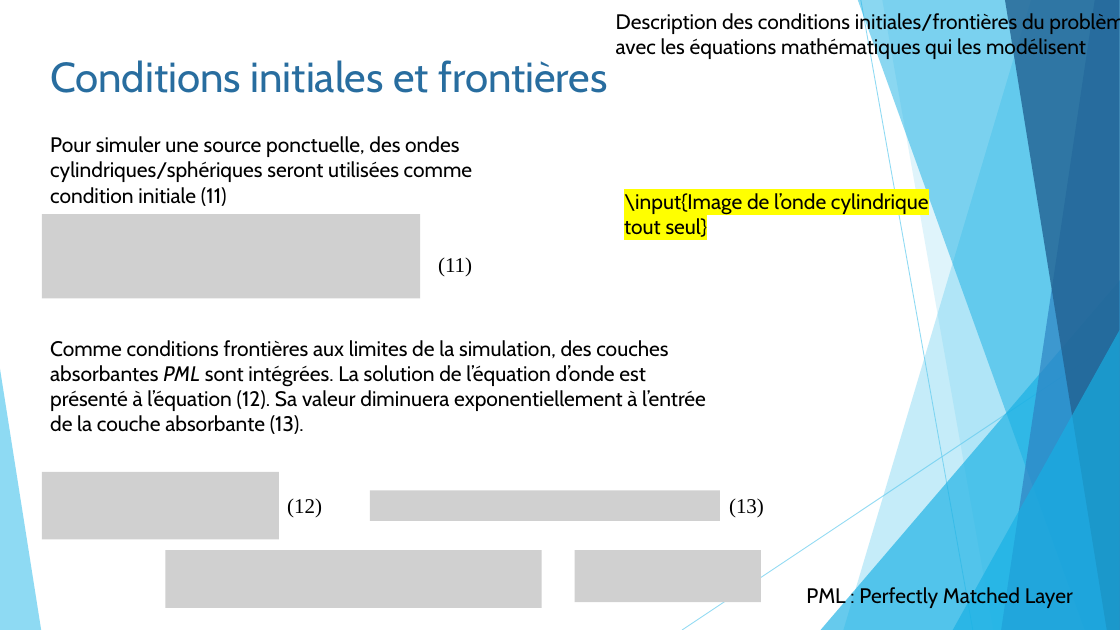
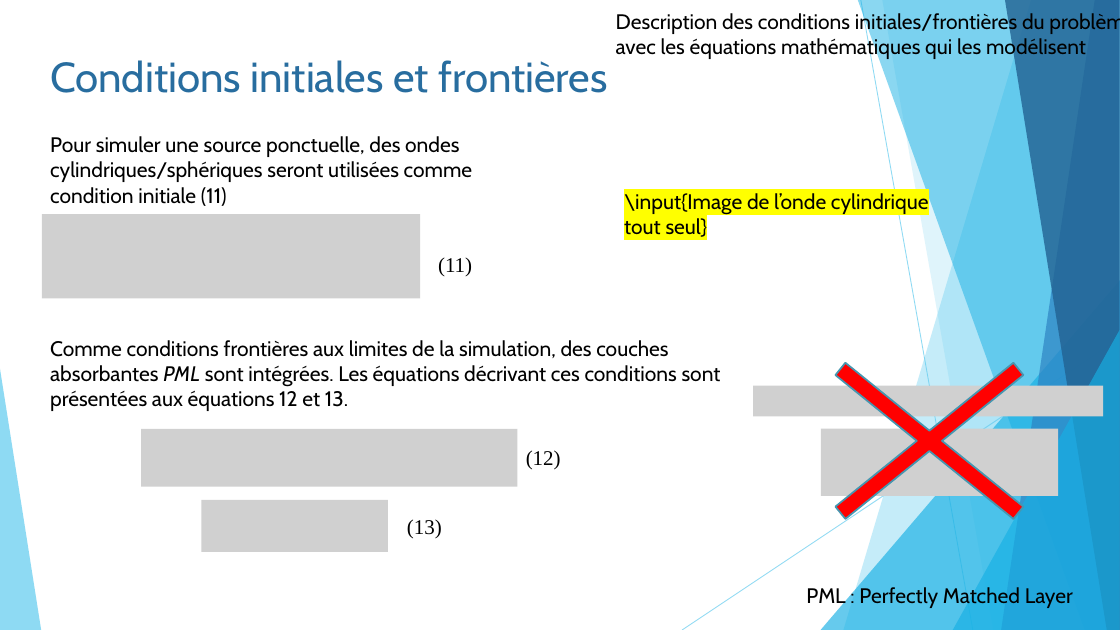
Before and after one commit to pierreluc-plt/ProjetSimulation, a slide deck: slide 6 of Oral/Présentation_Eq11.pptx. Drawn at 1120x630 pixels with LibreOffice and Linux fonts; fonts in the diff are those of the drawing; grey boxes stand for pictures. Boxes give left, top, right and bottom in pixels: in the first picture for what was removed or moved away, otherwise in the second. Text is boxed around its words. In the diff, an @@ line names an element or a change of style, - is before the commit and + after.

Commit message:
Update Présentation_Eq11.pptx
Tableau de valeur

```diff
--- a/Oral/Présentation_Eq11.pptx
+++ b/Oral/Présentation_Eq11.pptx
@@ cross added at (759,302,1102,580), fill #FF0000, outline #4696B1 1.5 pt @@
@@ text at (50,340,721,411): text changed @@
-Comme conditions frontières aux limites de la simulation, des couches absorbantes PML sont intégrées. La solution de l’équation d’onde est présenté à l’équation (12). Sa valeur diminuera exponentiellement à l’entrée de la couche absorbante (13).
+Comme conditions frontières aux limites de la simulation, des couches absorbantes PML sont intégrées. Les équations décrivant ces conditions sont présentées aux équations 12 et 13.
@@ picture added at (754,386,1104,417) @@
@@ picture added at (141,429,518,487) @@
@@ text "(12)": place and size @@
-text "(12)" at (287,499,322,517)
+text "(12)" at (526,450,561,470)
@@ picture added at (821,429,1058,496) @@
@@ picture removed at (42,472,279,539) @@
@@ picture added at (202,500,388,552) @@
@@ picture removed at (370,491,720,522) @@
@@ text "(13)": place and size @@
-text "(13)" at (729,498,764,518)
+text "(13)" at (407,519,442,538)
@@ picture removed at (166,550,542,608) @@
@@ picture removed at (575,550,761,602) @@
```
Also in this commit, not shown: 4 other slides changed.
